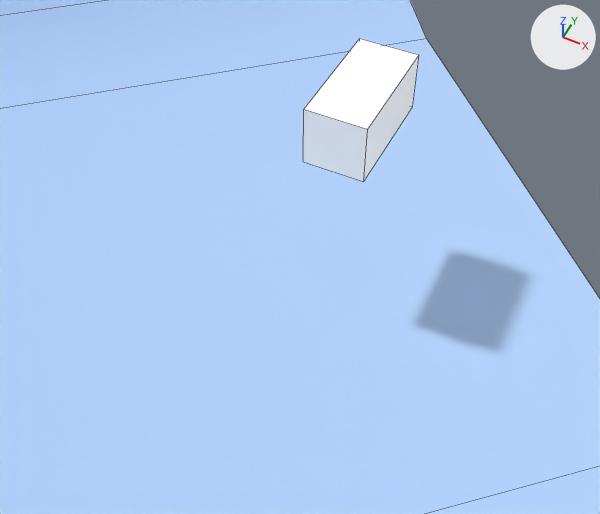
One commit to the Blender file Creating-Awesome3D-With-Python-x9.blend: the scene before it, then after it.
Before and after are seen from a 50 mm camera at (7.47, -19.17, 18.04) aimed at (0.68, -5.59, 1.06). The axes (+X, +Y, +Z) are drawn at upper right. The lights are the same throughout. Mesh edges are drawn as thin lines.
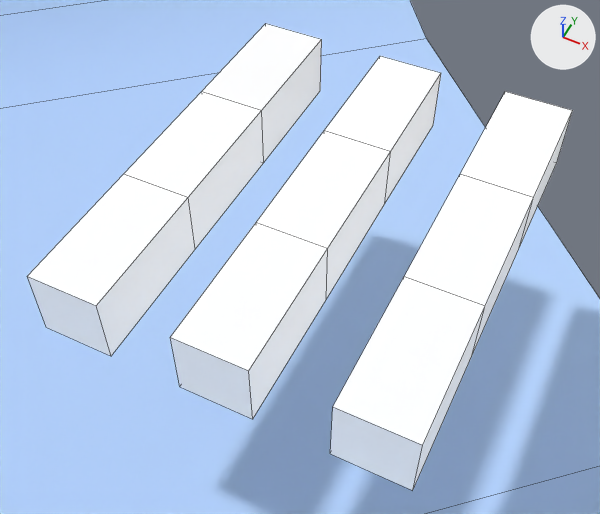
The newer file is also turned or shifted as a whole; pictures and numbers use the older file's frame.

The change, as a diff of the scene's bpy script:
```diff
--- a/Creating-Awesome3D-With-Python-x9.blend.py
+++ b/Creating-Awesome3D-With-Python-x9.blend.py
@@ mat_white_008 @@
+mat_white_008 = bpy.data.materials.new('white.008')
+# nodes: BsdfDiffuse, Emission, MixShader, OutputMaterial
+# colours: white #ffffff
@@ mat_white_007 @@
+mat_white_007 = bpy.data.materials.new('white.007')
+# nodes: BsdfDiffuse, Emission, MixShader, OutputMaterial
+# colours: white #ffffff
@@ mat_white_006 @@
+mat_white_006 = bpy.data.materials.new('white.006')
+# nodes: BsdfDiffuse, Emission, MixShader, OutputMaterial
+# colours: white #ffffff
@@ mat_white_005 @@
+mat_white_005 = bpy.data.materials.new('white.005')
+# nodes: BsdfDiffuse, Emission, MixShader, OutputMaterial
+# colours: white #ffffff
@@ mat_white_004 @@
+mat_white_004 = bpy.data.materials.new('white.004')
+# nodes: BsdfDiffuse, Emission, MixShader, OutputMaterial
+# colours: white #ffffff
@@ mat_white_003 @@
+mat_white_003 = bpy.data.materials.new('white.003')
+# nodes: BsdfDiffuse, Emission, MixShader, OutputMaterial
+# colours: white #ffffff
@@ mat_white_002 @@
+mat_white_002 = bpy.data.materials.new('white.002')
+# nodes: BsdfDiffuse, Emission, MixShader, OutputMaterial
+# colours: white #ffffff
@@ mat_white_001 @@
+mat_white_001 = bpy.data.materials.new('white.001')
+# nodes: BsdfDiffuse, Emission, MixShader, OutputMaterial
+# colours: white #ffffff
@@ ob_cube @@
 ob_cube = bpy.data.objects.new('Cube', me_cube_013)
-ob_cube.location = (0.0, 0.0, 2.0)
+ob_cube.location = (4.94, -0.58, 2.0)
 ob_cube.scale = (1.0, 2.0, 1.0)
@@ ob_cube_008 @@
+ob_cube_008 = bpy.data.objects.new('Cube.008', me_cube_007)  # a box spanning x -1.0..1.0, y -1.0..1.0, z -1.0..1.0
+ob_cube_008.location = (0.94, -0.58, 2.0)
+ob_cube_008.scale = (1.0, 2.0, 1.0)
@@ ob_cube_007 @@
+ob_cube_007 = bpy.data.objects.new('Cube.007', me_cube_006)  # a box spanning x -1.0..1.0, y -1.0..1.0, z -1.0..1.0
+ob_cube_007.location = (-3.06, -0.58, 2.0)
+ob_cube_007.scale = (1.0, 2.0, 1.0)
@@ ob_cube_006 @@
+ob_cube_006 = bpy.data.objects.new('Cube.006', me_cube_005)  # a box spanning x -1.0..1.0, y -1.0..1.0, z -1.0..1.0
+ob_cube_006.location = (0.94, -4.58, 2.0)
+ob_cube_006.scale = (1.0, 2.0, 1.0)
@@ ob_cube_005 @@
+ob_cube_005 = bpy.data.objects.new('Cube.005', me_cube_004)  # a box spanning x -1.0..1.0, y -1.0..1.0, z -1.0..1.0
+ob_cube_005.location = (-3.06, -4.58, 2.0)
+ob_cube_005.scale = (1.0, 2.0, 1.0)
@@ ob_cube_004 @@
+ob_cube_004 = bpy.data.objects.new('Cube.004', me_cube_003)  # a box spanning x -1.0..1.0, y -1.0..1.0, z -1.0..1.0
+ob_cube_004.location = (0.94, -8.58, 2.0)
+ob_cube_004.scale = (1.0, 2.0, 1.0)
@@ ob_cube_003 @@
+ob_cube_003 = bpy.data.objects.new('Cube.003', me_cube_002)  # a box spanning x -1.0..1.0, y -1.0..1.0, z -1.0..1.0
+ob_cube_003.location = (-3.06, -8.58, 2.0)
+ob_cube_003.scale = (1.0, 2.0, 1.0)
@@ ob_cube_002 @@
+ob_cube_002 = bpy.data.objects.new('Cube.002', me_cube_001)  # a box spanning x -1.0..1.0, y -1.0..1.0, z -1.0..1.0
+ob_cube_002.location = (4.94, -4.58, 2.0)
+ob_cube_002.scale = (1.0, 2.0, 1.0)
@@ ob_cube_001 @@
+ob_cube_001 = bpy.data.objects.new('Cube.001', me_cube_000)  # a box spanning x -1.0..1.0, y -1.0..1.0, z -1.0..1.0
+ob_cube_001.location = (4.94, -8.58, 2.0)
+ob_cube_001.scale = (1.0, 2.0, 1.0)
```

Pixel boxes [x1, y1, x2, y2] of what changed, in the pictures (600 x 514 px):
'Cube.001', added: after [330, 276, 485, 490]
'Cube.004', added: after [170, 222, 328, 419]
'Cube', moved: before [303, 39, 419, 182]; after [460, 91, 573, 248]
'Cube.003', added: after [27, 174, 195, 356]
'Cube.005', added: after [124, 92, 264, 249]
'Cube.006', added: after [256, 130, 390, 299]
'Cube.002', added: after [405, 174, 534, 355]
'Cube.007', added: after [202, 24, 322, 162]
'Cube.008', added: after [325, 56, 441, 203]
